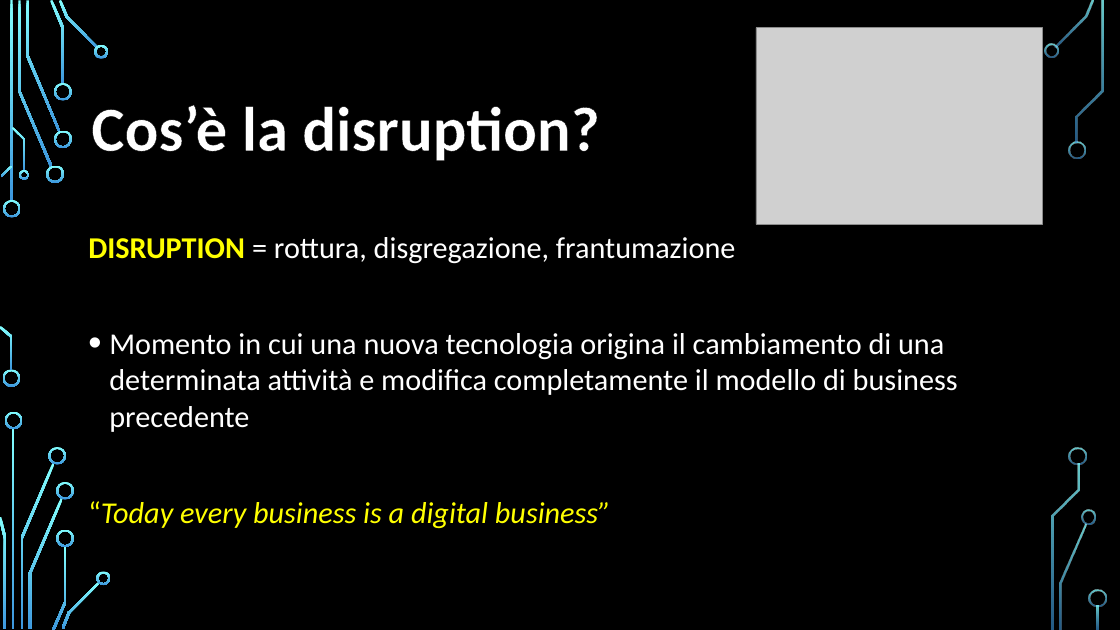
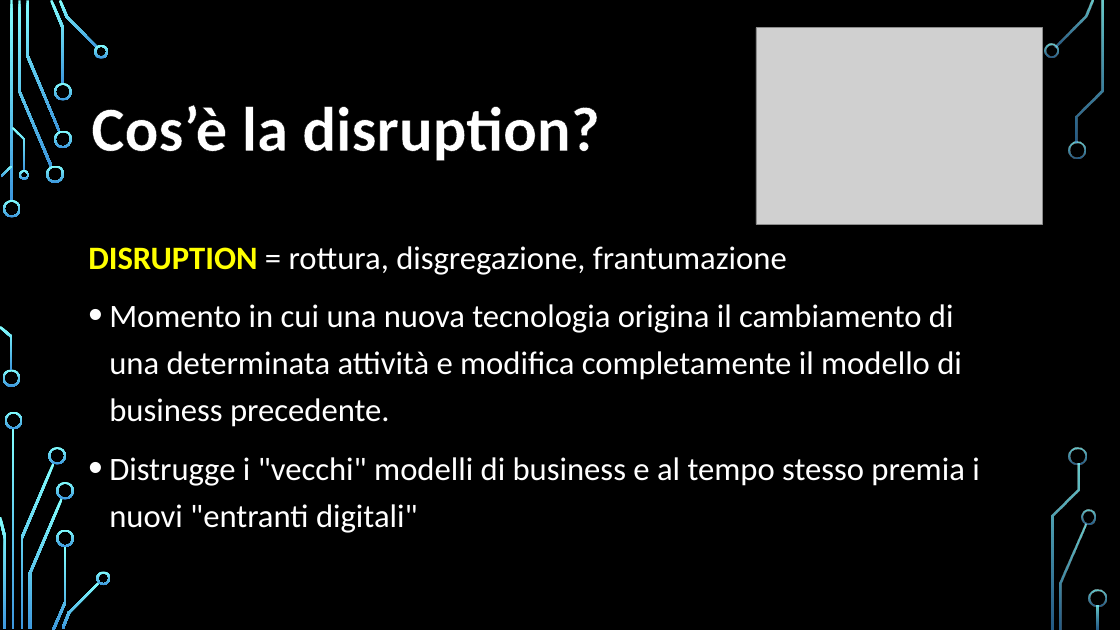
Before and after one commit to yan0z/ISW, a slide deck: slide 1 of ["Quesito 3 Team"]/PresentazioneFabio.pptx. Drawn at 1120x630 pixels with LibreOffice and Linux fonts; fonts in the diff are those of the drawing; grey boxes stand for pictures; background and template pictures are left out. Boxes give left, top, right and bottom in pixels: in the first picture for what was removed or moved away, otherwise in the second. Text is boxed around its words. In the diff, an @@ line names an element or a change of style, - is before the commit and + after.

Commit message:
Added files via upload
Modifica presentazione

```diff
--- a/["Quesito 3 Team"]/PresentazioneFabio.pptx
+++ b/["Quesito 3 Team"]/PresentazioneFabio.pptx
@@ text at (x1=88, y1=246, x2=787, y2=275): size 25.9 to 28 pt in "DISRUPTION = rottura, disgregazione, frantumazione"; line spacing 1 to 1.2 @@
@@ text at (x1=109, y1=304, x2=979, y2=533): text changed; size 25.9 to 28 pt @@
-• Momento in cui una nuova tecnologia origina il cambiamento di una determinata attività e modifica completamente il modello di business precedente
-“Today every business is a digital business”
+• Momento in cui una nuova tecnologia origina il cambiamento di una determinata attività e modifica completamente il modello di business precedente.
+• Distrugge i "vecchi" modelli di business e al tempo stesso premia i nuovi "entranti digitali"
```
Also in this commit, not shown: 2 other slides changed.
